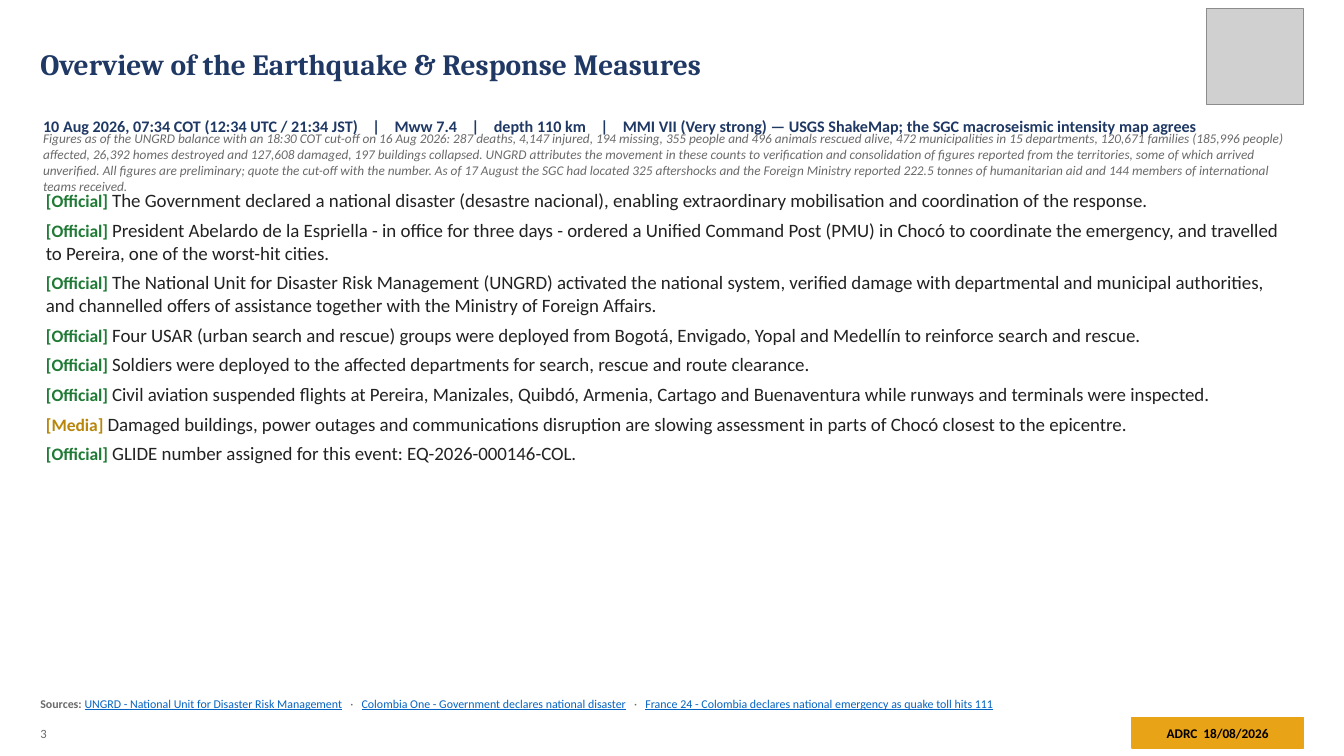
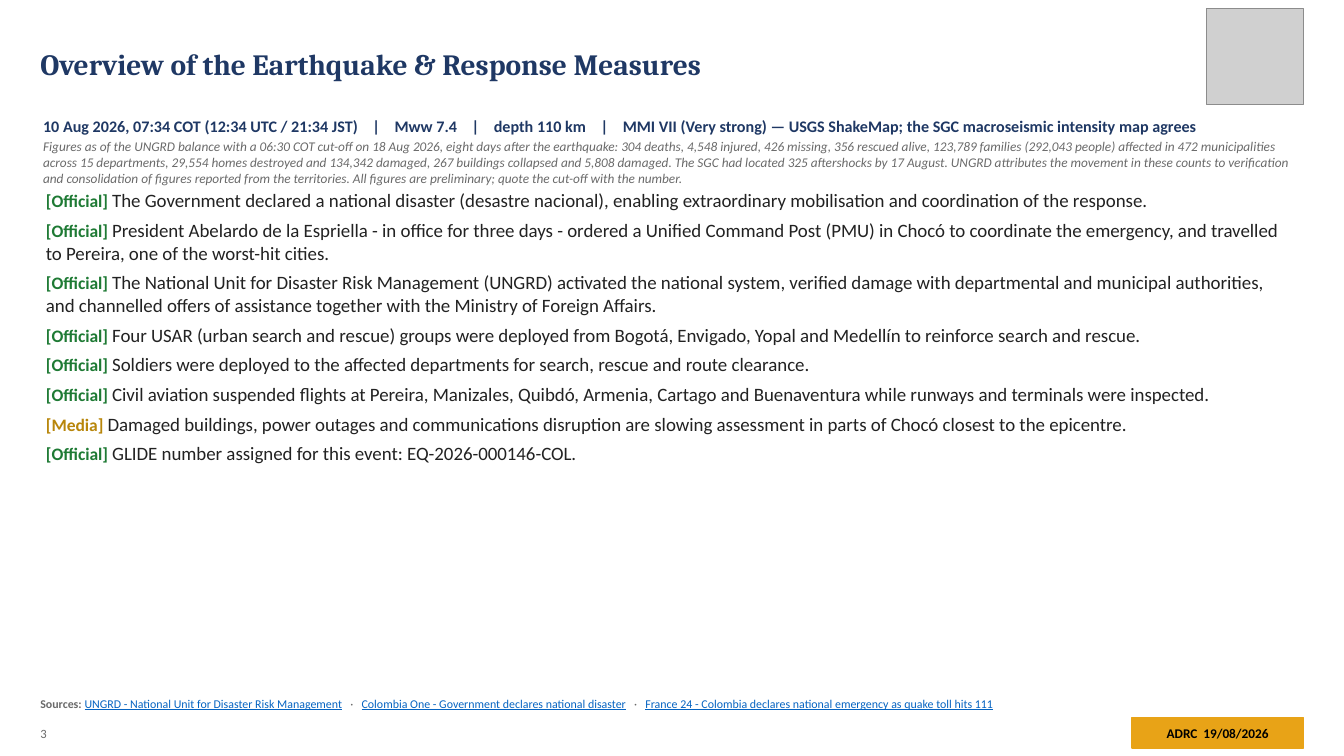
Before and after one commit to kochobi-max/whatsmap, a slide deck: slide 3 of reports/colombia_eq_20260810/output/ADRC_EQ_COL_Choco_20260810_EN.pptx. Drawn at 1344x756 pixels with LibreOffice and Linux fonts; fonts in the diff are those of the drawing; grey boxes stand for pictures. Boxes give left, top, right and bottom in pixels: in the first picture for what was removed or moved away, otherwise in the second. Text is boxed around its words. In the diff, an @@ line names an element or a change of style, - is before the commit and + after.

```diff
--- a/reports/colombia_eq_20260810/output/ADRC_EQ_COL_Choco_20260810_EN.pptx
+++ b/reports/colombia_eq_20260810/output/ADRC_EQ_COL_Choco_20260810_EN.pptx
@@ text at [43,141,1288,185]: text changed @@
-Figures as of the UNGRD balance with an 18:30 COT cut-off on 16 Aug 2026: 287 deaths, 4,147 injured, 194 missing, 355 people and 496 animals rescued alive, 472 municipalities in 15 departments, 120,671 families (185,996 people) affected, 26,392 homes destroyed and 127,608 damaged, 197 buildings collapsed. UNGRD attributes the movement in these counts to verification and consolidation of figures reported from the territories, some of which arrived unverified. All figures are preliminary; quote the cut-off with the number. As of 17 August the SGC had located 325 aftershocks and the Foreign Ministry reported 222.5 tonnes of humanitarian aid and 144 members of international teams received.
+Figures as of the UNGRD balance with a 06:30 COT cut-off on 18 Aug 2026, eight days after the earthquake: 304 deaths, 4,548 injured, 426 missing, 356 rescued alive, 123,789 families (292,043 people) affected in 472 municipalities across 15 departments, 29,554 homes destroyed and 134,342 damaged, 267 buildings collapsed and 5,808 damaged. The SGC had located 325 aftershocks by 17 August. UNGRD attributes the movement in these counts to verification and consolidation of figures reported from the territories. All figures are preliminary; quote the cut-off with the number.
@@ text at [1167,728,1268,739]: text changed @@
-ADRC 18/08/2026
+ADRC 19/08/2026
```
Also in this commit, not shown: 36 other slides changed, 8 other files.
